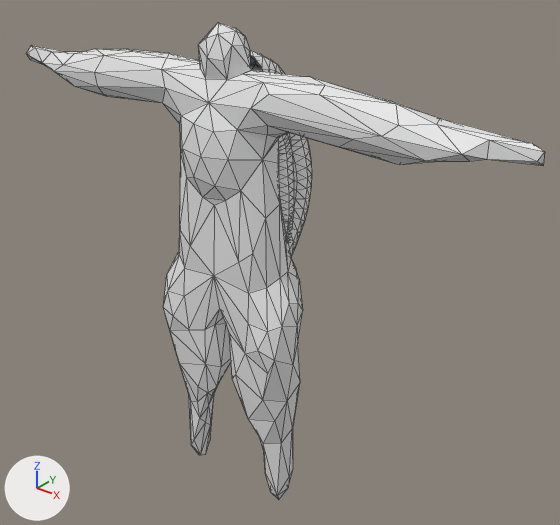
Before and after pictures for a commit that changed the glTF model maybraid/assets/characters/spines/snail_back_full_exo.glb.
Before and after are seen from a 50 mm lens placed at (1.82, -1.98, 1.37), pointed at (0.06, 0.22, 0.01). The lights are fixed; the arrows at lower left show +X, +Y and +Z. The first picture is the older version. Mesh edges are drawn as thin lines. Vertices at exactly the same position are counted once.

The first picture shows 'BézierCurve', 'BézierCurve.001'.
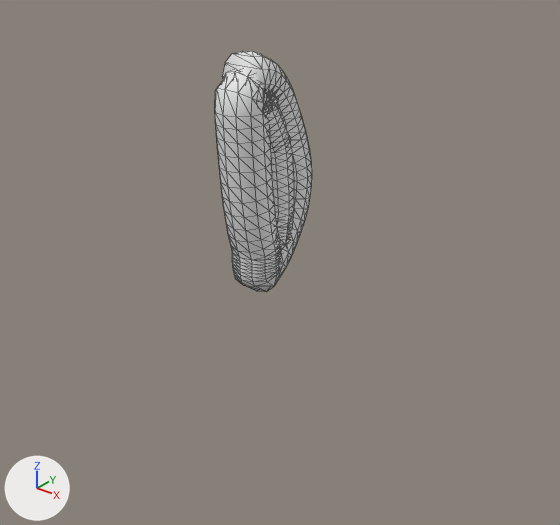
Where the change shows, as pixel boxes (x1, y1, x2, y2) in the pictures (560 x 525 px):
'BézierCurve', deleted
    before: (26, 23, 545, 500)
'BézierCurve.001', reshaped
    before: (250, 51, 312, 256)
    after: (215, 51, 312, 292)
part 1 of me_béziercurve_004, cut back
    before: (279, 133, 305, 163)
    after: (223, 76, 305, 163)
part 2 of me_béziercurve_004, cut back (mostly hidden before)
    before: (282, 213, 293, 241)
    after: (231, 212, 293, 286)

The change in detail:
me_béziercurve_004 is used by ob_béziercurve_001; location (0.0, 0.0, 0.0).
me_béziercurve_004 had 1164 vertices, 2304 faces and spanned x -0.1..0.1, y -0.018..0.445, z -0.112..0.856.
me_béziercurve_004 now has 966 vertices, 1990 faces and spans x -0.1..0.1, y -0.018..0.445, z -0.112..0.856.
me_béziercurve_004 part 1: 6 vertices moved from x -0.087..0.1, y 0.094..0.211, z 0.668..0.736 to x -0.087..0.1, y 0.095..0.207, z 0.669..0.735; 158 vertices removed from x -0.1..0.1, y 0.054..0.267, z 0.454..0.784; 57 vertices added at x -0.1..0.1, y 0.054..0.266, z 0.458..0.781.
me_béziercurve_004 part 2: 4 vertices moved from x -0.087..0.1, y 0.179..0.228, z 0.187..0.225 to x -0.087..0.1, y 0.179..0.226, z 0.19..0.22; 141 vertices removed from x -0.1..0.1, y 0.05..0.321, z -0.013..0.227; 44 vertices added at x -0.1..0.1, y 0.051..0.321, z -0.01..0.224.
Object 'BézierCurve' (ob_béziercurve) is deleted.
